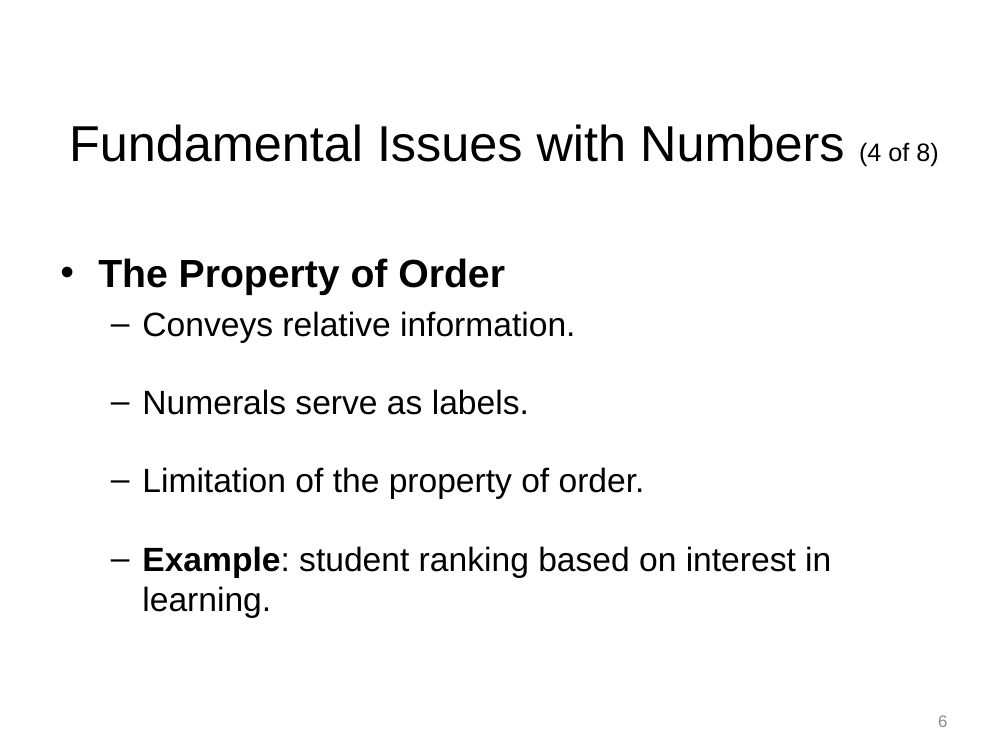
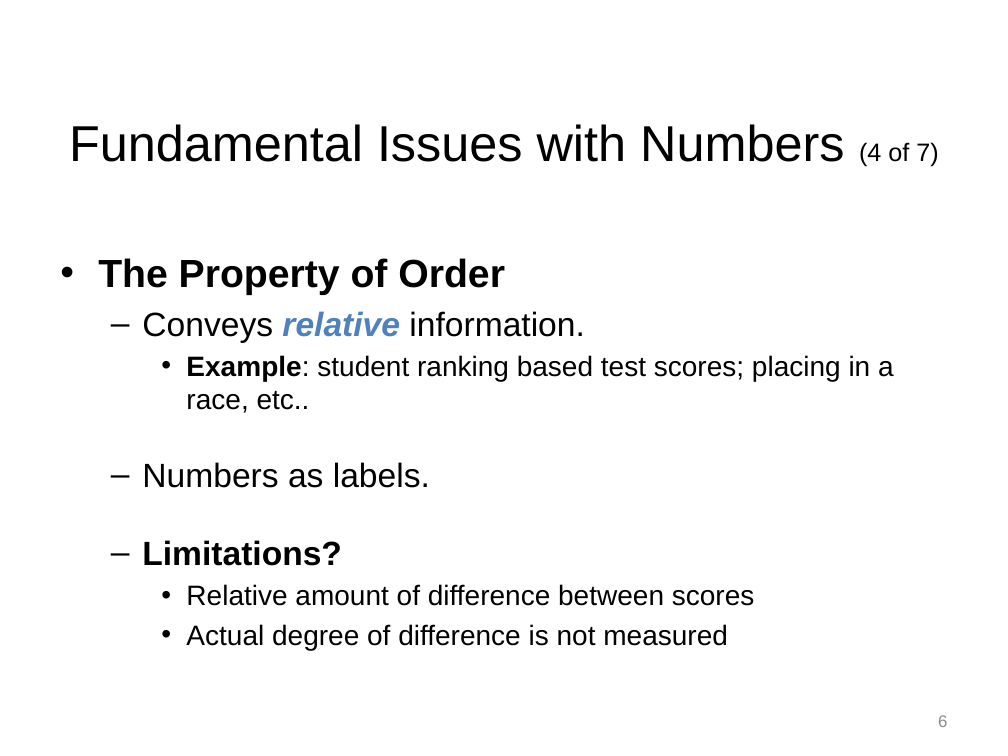
Before and after one commit to npm27/Teaching-Materials, a slide deck: slide 6 of Tests and Eval/Slides/2 Chapter 2.pptx. Drawn at 1008x756 pixels with LibreOffice and Linux fonts; fonts in the diff are those of the drawing. Boxes give left, top, right and bottom in pixels: in the first picture for what was removed or moved away, otherwise in the second. Text is boxed around its words. In the diff, an @@ line names an element or a change of style, - is before the commit and + after.

Commit message:
t&e slides

```diff
--- a/Tests and Eval/Slides/2 Chapter 2.pptx
+++ b/Tests and Eval/Slides/2 Chapter 2.pptx
@@ title at [69, 124, 938, 167]: text changed @@
-Fundamental Issues with Numbers (4 of 8)
+Fundamental Issues with Numbers (4 of 7)
@@ text at [142, 311, 584, 343]: text colour #000000 to #4F81BD, bold on, italic on in "relative" @@
@@ text at [142, 355, 894, 650]: text changed; size 24 to 20 pt @@
-  – Numerals serve as labels.
-  – Limitation of the property of order.
-  – Example: student ranking based on interest in learning.
+    • Example: student ranking based test scores; placing in a race, etc..
+  – Numbers as labels.
+  – Limitations?
+    • Relative amount of difference between scores
+    • Actual degree of difference is not measured
```
Also in this commit, not shown: 7 other slides changed, 1 slide removed, 1 other file.
